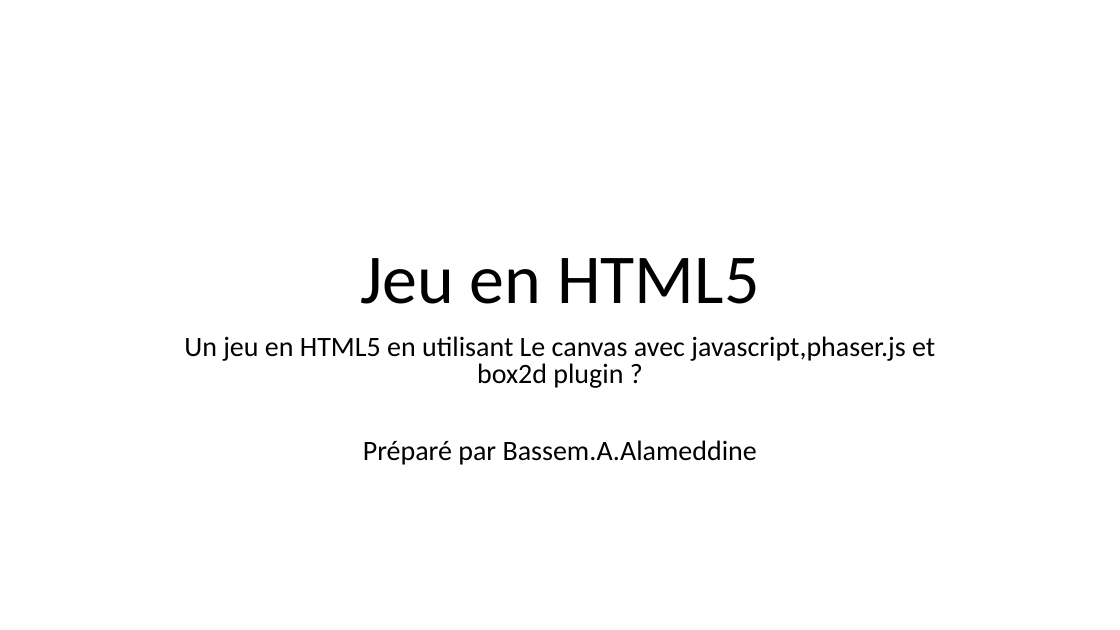
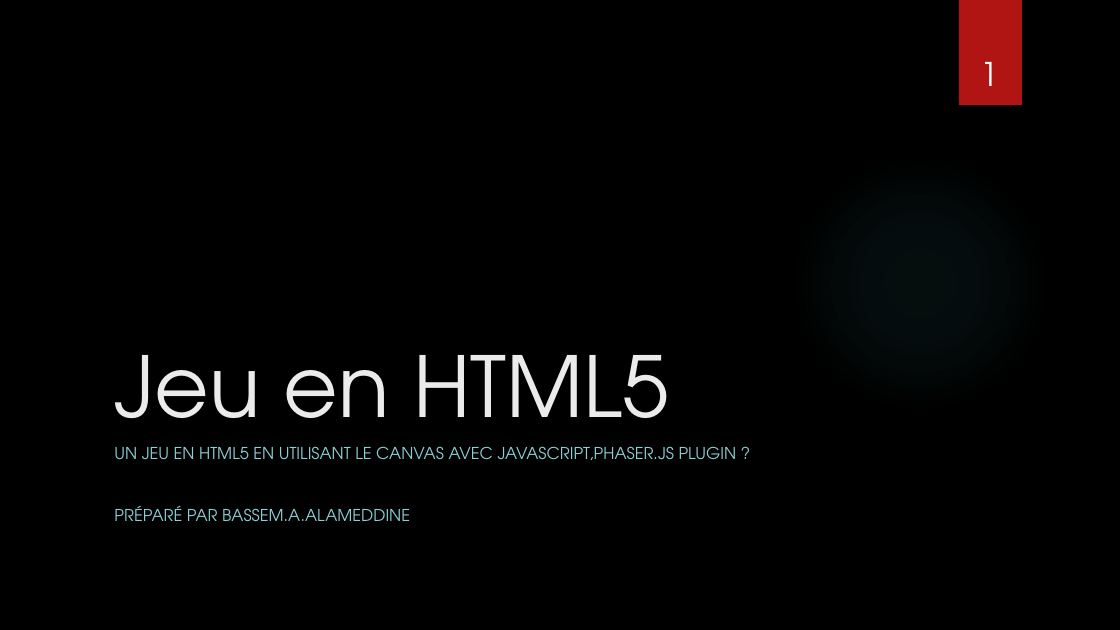
Before and after one commit to balamddine/NewHtml5, a slide deck: slide 1 of CanvasGame/Un jeu en canvas.pptx. Drawn at 1120x630 pixels with LibreOffice and Linux fonts; fonts in the diff are those of the drawing; background and template pictures are left out. Boxes give left, top, right and bottom in pixels: in the first picture for what was removed or moved away, otherwise in the second. Text is boxed around its words. In the diff, an @@ line names an element or a change of style, - is before the commit and + after.

```diff
--- a/CanvasGame/Un jeu en canvas.pptx
+++ b/CanvasGame/Un jeu en canvas.pptx
@@ background #FFFFFF to picture (left out) @@
@@ rectangle added at [959,0,1022,105], fill #B01513 @@
@@ page number added at [980,62,998,86], 28 pt, text #FFFFFF @@
+1
@@ title "Jeu en HTML5": place and size @@
-title "Jeu en HTML5" at [360,258,759,304]
+title "Jeu en HTML5" at [114,355,669,456]
@@ title "Jeu en HTML5" at [114,355,669,456]: size 60 to 72 pt, font Calibri to TeX Gyre Adventor, text colour #000000 to #EBEBEB; alignment centre to left; line spacing 0.9 to 1 @@
@@ ellipse added at [791,154,1049,413], fill gradient #50B9C1 @@
@@ subtitle at [114,446,737,521]: text changed; size 24 to 14 pt; font Calibri to TeX Gyre Adventor; text colour #000000 to #8AD0D6 @@
-Un jeu en HTML5 en utilisant Le canvas avec javascript,phaser.js et box2d plugin ?
-Préparé par Bassem.A.Alameddine
+UN JEU EN HTML5 EN UTILISANT LE CANVAS AVEC JAVASCRIPT,PHASER.JS PLUGIN ?
+PRÉPARÉ PAR BASSEM.A.ALAMEDDINE
```
Also in this commit, not shown: 10 other slides changed, 2 other files.
